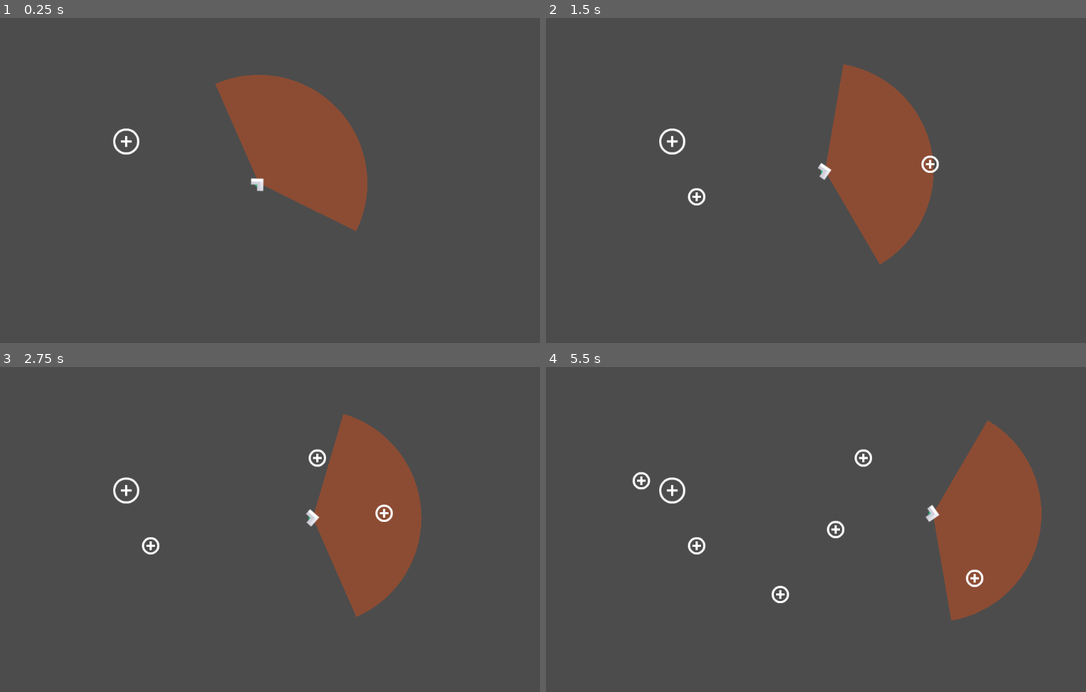
Above: before the commit, frames 1-4 (two rows, left to right).
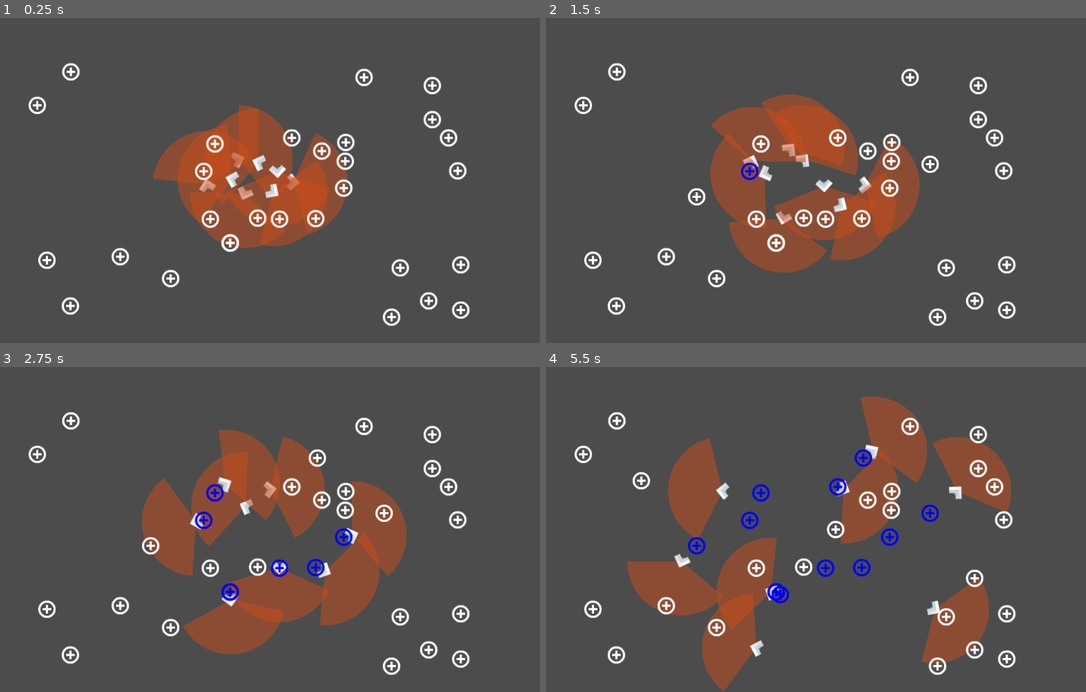
Above: after the commit, the same moments.

Repository: AdrKacz/IA-BDI
Game: Godot game, scene res://debug/playground/playground.tscn
The game is run twice, just before and just after one commit, with the same random seed, the same clock (stepped at 60 frames per second) and the same inputs. The project has no main scene, so this scene is started directly.
Inputs (mouse positions are in pixels of both pictures, inside the frame that each line leads up to):
- Up to frame 1 (0.25 s): no input
- Up to frame 2 (1.5 s): move the mouse to (929, 164) at 0.52 s; click (929, 164) at 0.67 s; drag from (697, 196) to (821, 174) at 1.27 s
- Up to frame 3 (2.75 s): move the mouse to (318, 458) at 2.02 s; click (318, 458) at 2.17 s
- Up to frame 4 (5.5 s): drag from (778, 594) to (643, 480) at 2.77 s; move the mouse to (972, 578) at 3.52 s; click (972, 578) at 3.67 s; drag from (643, 480) to (902, 516) at 4.27 s; move the mouse to (837, 529) at 5.02 s; click (837, 529) at 5.17 s

The runs differ from the first frame. In frame 1, 15% of the frame differs, in the area x 5-88%, y 13-95%; in frame 2, 18%; in frame 3, 19%; in frame 4, 23%, in the area x 5-92%, y 9-100%.

Commit message:
Add Pheromone Object

Diff:
--- a/Spaceship-Simulation/debug/playground/playground.gd
+++ b/Spaceship-Simulation/debug/playground/playground.gd
@@ -4,6 +4,9 @@
 
 var _dragging = false
 var _click_radius = 32
+
+#func _process(_delta):
+#	$Spaceship._target = $Target.position
 
 func _input(event : InputEvent):
 	if event is InputEventMouseButton and event.button_index == BUTTON_LEFT:
--- a/Spaceship-Simulation/debug/playground/playground.tscn
+++ b/Spaceship-Simulation/debug/playground/playground.tscn
@@ -9,8 +9,120 @@
 script = ExtResource( 1 )
 Supply = ExtResource( 4 )
 
+[node name="Spaceship" parent="." instance=ExtResource( 3 )]
+position = Vector2( 467.478, 267.908 )
+
+[node name="Spaceship2" parent="." instance=ExtResource( 3 )]
+position = Vector2( 565.914, 301.657 )
+
+[node name="Spaceship3" parent="." instance=ExtResource( 3 )]
+position = Vector2( 479.665, 320.407 )
+
+[node name="Spaceship4" parent="." instance=ExtResource( 3 )]
+position = Vector2( 506.853, 266.97 )
+
+[node name="Spaceship5" parent="." instance=ExtResource( 3 )]
+position = Vector2( 542.477, 283.845 )
+
+[node name="Spaceship6" parent="." instance=ExtResource( 3 )]
+position = Vector2( 531.227, 320.407 )
+rotation = 1.54796
+
+[node name="Spaceship7" parent="." instance=ExtResource( 3 )]
+position = Vector2( 443.103, 341.969 )
+rotation = 1.54796
+
+[node name="Spaceship8" parent="." instance=ExtResource( 3 )]
+position = Vector2( 443.103, 341.969 )
+rotation = 1.54796
+
 [node name="Target" parent="." instance=ExtResource( 2 )]
-position = Vector2( 261.933, 227.942 )
+visible = false
+position = Vector2( 339.656, 208.235 )
 
-[node name="Spaceship" parent="." instance=ExtResource( 3 )]
-position = Vector2( 504.871, 305.922 )
+[node name="Supply" parent="." instance=ExtResource( 4 )]
+position = Vector2( 250.968, 440.629 )
+
+[node name="Supply2" parent="." instance=ExtResource( 4 )]
+position = Vector2( 343.78, 480.941 )
+
+[node name="Supply17" parent="." instance=ExtResource( 4 )]
+position = Vector2( 504.09, 369.38 )
+
+[node name="Supply18" parent="." instance=ExtResource( 4 )]
+position = Vector2( 544.402, 371.255 )
+
+[node name="Supply19" parent="." instance=ExtResource( 4 )]
+position = Vector2( 416.904, 371.255 )
+
+[node name="Supply20" parent="." instance=ExtResource( 4 )]
+position = Vector2( 404.716, 283.131 )
+
+[node name="Supply21" parent="." instance=ExtResource( 4 )]
+position = Vector2( 425.341, 232.506 )
+
+[node name="Supply22" parent="." instance=ExtResource( 4 )]
+position = Vector2( 566.902, 221.256 )
+
+[node name="Supply23" parent="." instance=ExtResource( 4 )]
+position = Vector2( 622.214, 245.631 )
+
+[node name="Supply24" parent="." instance=ExtResource( 4 )]
+position = Vector2( 666.276, 229.694 )
+
+[node name="Supply25" parent="." instance=ExtResource( 4 )]
+position = Vector2( 665.339, 264.381 )
+
+[node name="Supply26" parent="." instance=ExtResource( 4 )]
+position = Vector2( 662.526, 314.068 )
+
+[node name="Supply27" parent="." instance=ExtResource( 4 )]
+position = Vector2( 610.964, 370.317 )
+
+[node name="Supply28" parent="." instance=ExtResource( 4 )]
+position = Vector2( 453.466, 415.317 )
+
+[node name="Supply29" parent="." instance=ExtResource( 4 )]
+position = Vector2( 453.466, 415.317 )
+
+[node name="Supply3" parent="." instance=ExtResource( 4 )]
+position = Vector2( 159.094, 531.566 )
+
+[node name="Supply4" parent="." instance=ExtResource( 4 )]
+position = Vector2( 115.97, 447.192 )
+
+[node name="Supply5" parent="." instance=ExtResource( 4 )]
+position = Vector2( 98.1573, 161.257 )
+
+[node name="Supply6" parent="." instance=ExtResource( 4 )]
+position = Vector2( 160.032, 99.3829 )
+
+[node name="Supply7" parent="." instance=ExtResource( 4 )]
+position = Vector2( 700.026, 109.695 )
+
+[node name="Supply8" parent="." instance=ExtResource( 4 )]
+position = Vector2( 825.649, 124.695 )
+
+[node name="Supply9" parent="." instance=ExtResource( 4 )]
+position = Vector2( 825.649, 187.507 )
+
+[node name="Supply10" parent="." instance=ExtResource( 4 )]
+position = Vector2( 855.649, 221.257 )
+
+[node name="Supply11" parent="." instance=ExtResource( 4 )]
+position = Vector2( 872.524, 282.193 )
+
+[node name="Supply12" parent="." instance=ExtResource( 4 )]
+position = Vector2( 750.65, 552.19 )
+
+[node name="Supply13" parent="." instance=ExtResource( 4 )]
+position = Vector2( 819.087, 522.191 )
+
+[node name="Supply14" parent="." instance=ExtResource( 4 )]
+position = Vector2( 878.149, 539.066 )
+
+[node name="Supply15" parent="." instance=ExtResource( 4 )]
+position = Vector2( 878.149, 455.629 )
+
+[node name="Supply16" parent="." instance=ExtResource( 4 )]
+position = Vector2( 766.587, 461.254 )
--- /dev/null
+++ b/Spaceship-Simulation/debug/supply/supply.gd
@@ -0,0 +1,12 @@
+extends RigidBody2D
+export (int) var resources : int = 10
+
+func collect_resources(quantity : int):
+	if resources > quantity:
+		resources -= quantity
+		return quantity
+	else:
+		var temp : int = resources
+		resources = 0
+		$icon_plusSmall.modulate = Color(0, 0, 1)
+		return temp
--- a/Spaceship-Simulation/debug/supply/supply.tscn
+++ b/Spaceship-Simulation/debug/supply/supply.tscn
@@ -1,17 +1,17 @@
-[gd_scene load_steps=3 format=2]
+[gd_scene load_steps=4 format=2]
 
 [ext_resource path="res://Assets/simple-space/icon_plusSmall.png" type="Texture" id=1]
+[ext_resource path="res://debug/supply/supply.gd" type="Script" id=2]
 
 [sub_resource type="CircleShape2D" id=1]
 radius = 16.0
 
-[node name="Supply" type="RigidBody2D" groups=[
-"supply",
-]]
+[node name="Supply" type="RigidBody2D"]
 collision_layer = 4
-collision_mask = 4
+collision_mask = 0
 gravity_scale = 0.0
 linear_damp = 10.0
+script = ExtResource( 2 )
 
 [node name="CollisionShape2D" type="CollisionShape2D" parent="."]
 shape = SubResource( 1 )
--- /dev/null
+++ b/Spaceship-Simulation/pheromone/home-pheromone.tscn
@@ -0,0 +1,16 @@
+[gd_scene load_steps=3 format=2]
+
+[ext_resource path="res://Assets/simple-space/star_tiny.png" type="Texture" id=1]
+
+[sub_resource type="CircleShape2D" id=1]
+radius = 8.0
+
+[node name="HomePheromone" type="Area2D"]
+modulate = Color( 1, 0, 0, 1 )
+
+[node name="CollisionShape2D" type="CollisionShape2D" parent="."]
+position = Vector2( -0.0703125, 0.015625 )
+shape = SubResource( 1 )
+
+[node name="star_tiny" type="Sprite" parent="."]
+texture = ExtResource( 1 )
--- /dev/null
+++ b/Spaceship-Simulation/pheromone/resources-pheromone.tscn
@@ -0,0 +1,16 @@
+[gd_scene load_steps=3 format=2]
+
+[ext_resource path="res://Assets/simple-space/star_tiny.png" type="Texture" id=1]
+
+[sub_resource type="CircleShape2D" id=1]
+radius = 8.0
+
+[node name="ResourcesPheromone" type="Area2D"]
+modulate = Color( 0, 0.180392, 1, 1 )
+
+[node name="CollisionShape2D" type="CollisionShape2D" parent="."]
+position = Vector2( -0.0703125, 0.015625 )
+shape = SubResource( 1 )
+
+[node name="star_tiny" type="Sprite" parent="."]
+texture = ExtResource( 1 )
--- a/Spaceship-Simulation/project.godot
+++ b/Spaceship-Simulation/project.godot
@@ -22,6 +22,8 @@
 2d_physics/layer_1="Spaceship"
 2d_physics/layer_2="Radar"
 2d_physics/layer_3="Supply"
+2d_physics/layer_4="Home Pheromone"
+2d_physics/layer_5="Resources Pheromone"
 
 [physics]
 
--- a/Spaceship-Simulation/spaceship/spaceship.gd
+++ b/Spaceship-Simulation/spaceship/spaceship.gd
@@ -1,4 +1,6 @@
 extends KinematicBody2D
+
+enum { FULL, EMPTY }
 
 export (float) var max_speed : float = 50
 export (float) var steer_strength : float = 50
@@ -7,11 +9,16 @@
 export (float) var _view_angle : float = 140
 export (float) var pick_up_radius : float = 8
 
+export (int) var resources : int  = 0
+export (int) var resources_capacity : int = 100000
+export (int) var pick_up_capacity : int = 10
+
 var _velocity : Vector2 = Vector2()
 var _desired_direction : Vector2 = Vector2()
 var _random : RandomNumberGenerator
 
-var _has_target : bool = false
+var _state = EMPTY
+
 var _target : RigidBody2D
 
 onready var squared_pick_up_radius : float = pick_up_radius * pick_up_radius
@@ -21,25 +28,30 @@
 	_random.randomize()
 
 func handle_supply():
-	if _has_target:
+	if _state == FULL:
+		return
 
+	if _target:
+		if position.distance_squared_to(_target.position) < squared_pick_up_radius:
+			resources += _target.collect_resources(pick_up_capacity)
+			if resources >= resources_capacity:
+				_state = FULL
+				_target = null
+			elif _target.resources <= 0:
+				_target = null
 
-		if position.distance_squared_to(_target.position) < squared_pick_up_radius:
-			_has_target = false
-			_target.queue_free()
 	else:
 		for body in $Radar.get_overlapping_bodies():
-			if body.is_in_group('supply'):
+			if body.has_method('collect_resources') and body.resources > 0:
 				# Start targeting the food it is within the view angle
 				var angle : float =  transform.x.angle_to((body.position - position).normalized())
 				if deg2rad(-_view_angle / 2) < angle and angle < deg2rad(_view_angle / 2):
 					_target = body
-					_has_target = true
 
 func _physics_process(delta : float):
 	handle_supply()
 	# Target
-	if _has_target:
+	if _target:
 		_desired_direction = (_target.position - position).normalized()
 	else:
 		var inside_unit_circle : Vector2 = Vector2(_random.randf_range(-1, 1), _random.randf_range(-1, 1)).clamped(1)
@@ -57,9 +69,6 @@
 	var angle : float = atan2(_velocity.y, _velocity.x)
 	rotation = angle
 
-
-
-
 func draw_circle_arc_poly(center : Vector2, radius : float, angle_from : float, angle_to : float, color : Color):
 	var nb_point : int = 32
 	var points_arc : PoolVector2Array = PoolVector2Array()
--- a/Spaceship-Simulation/spaceship/spaceship.tscn
+++ b/Spaceship-Simulation/spaceship/spaceship.tscn
@@ -7,7 +7,7 @@
 radius = 16.0
 
 [sub_resource type="CircleShape2D" id=2]
-radius = 200.0
+radius = 100.0
 
 [node name="Spaceship" type="KinematicBody2D"]
 script = ExtResource( 2 )
